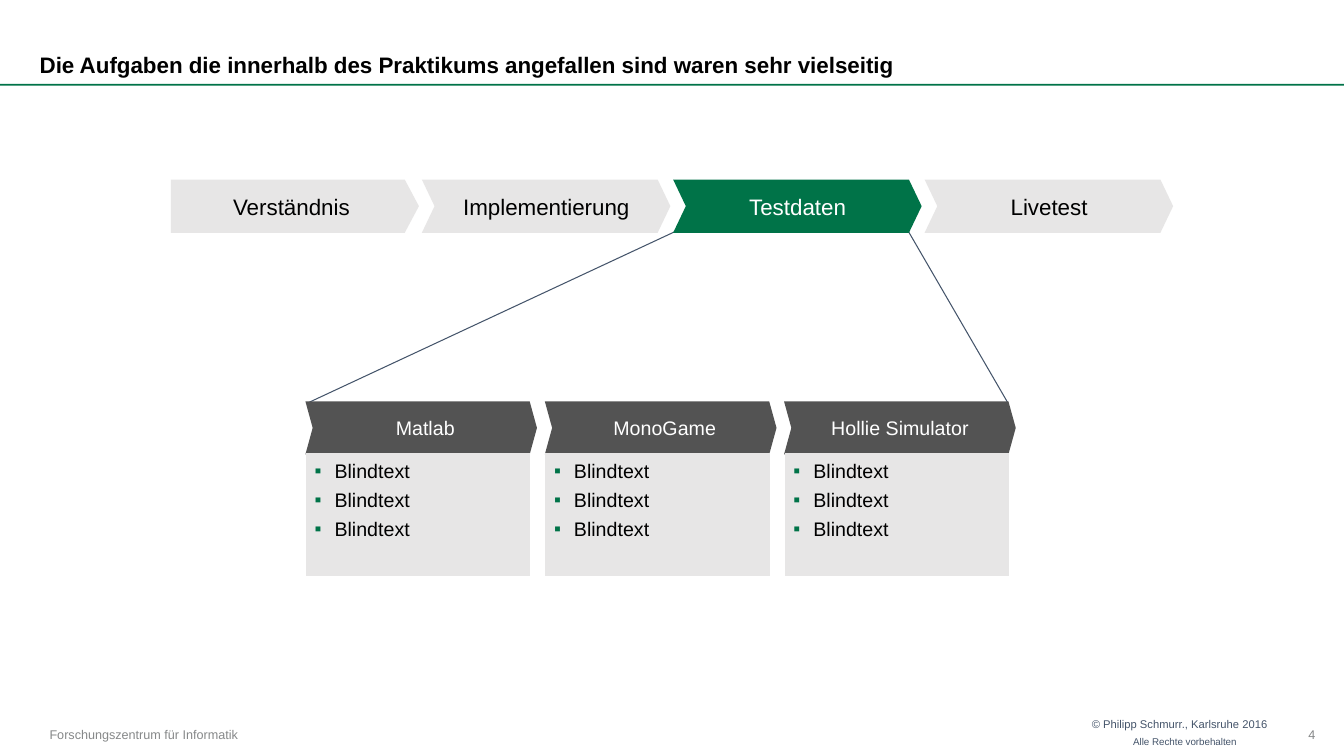
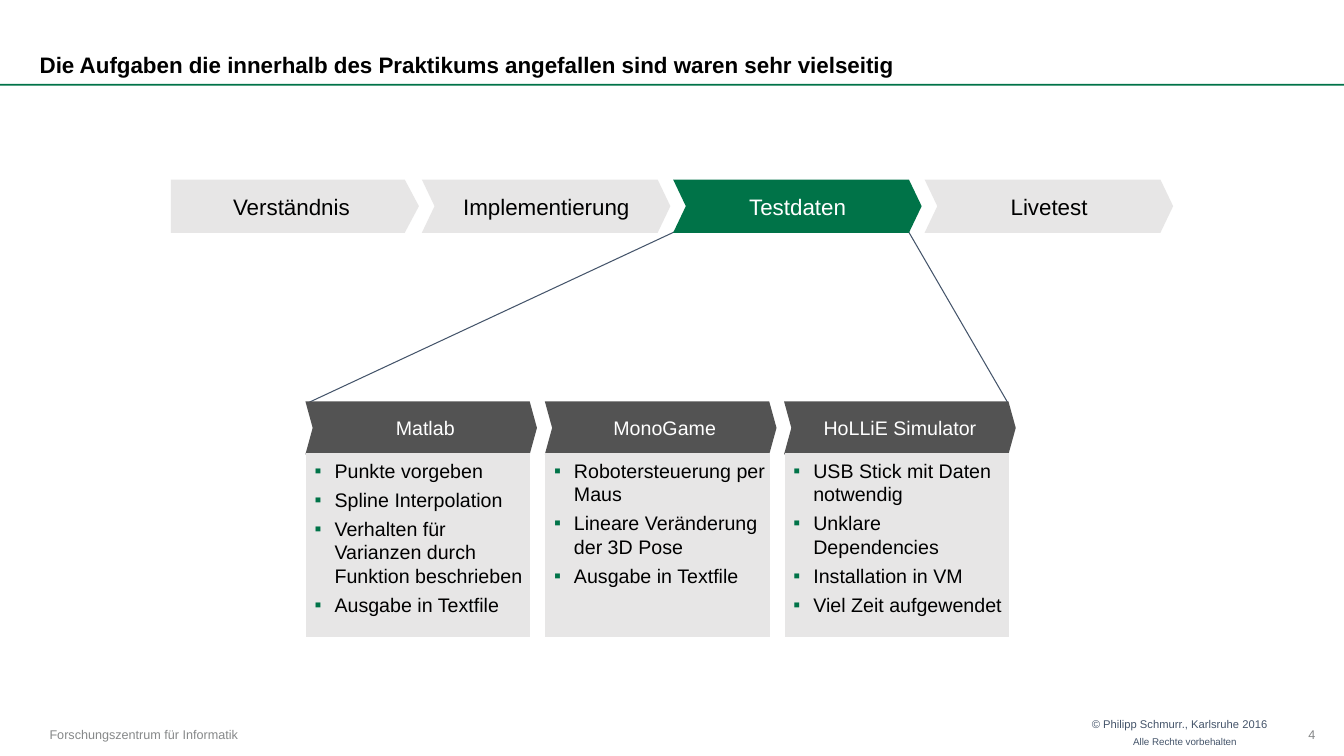
Before and after one commit to OtonoKakuei/robprak1516-documentation, a slide deck: slide 4 of robprak1516-presentation-kalman.pptx. Drawn at 1344x756 pixels with LibreOffice and Linux fonts; fonts in the diff are those of the drawing; background and template pictures are left out. Boxes give left, top, right and bottom in pixels: in the first picture for what was removed or moved away, otherwise in the second. Text is boxed around its words. In the diff, an @@ line names an element or a change of style, - is before the commit and + after.

```diff
--- a/robprak1516-presentation-kalman.pptx
+++ b/robprak1516-presentation-kalman.pptx
@@ text in chevron at [824,421,976,435]: text changed @@
-Hollie Simulator
+HoLLiE Simulator
@@ rectangle "Punkte vorgeben": place and size @@
-rectangle "Punkte vorgeben" at [307,455,529,576]
+rectangle "Punkte vorgeben" at [307,455,529,636]
@@ text in rectangle at [335,463,522,616]: text changed @@
-▪ Blindtext
-  ▪ Blindtext
-    ▪ Blindtext
+▪ Punkte vorgeben
+  ▪ Spline Interpolation
+    ▪ Verhalten für Varianzen durch Funktion beschrieben
+    ▪ Ausgabe in Textfile
@@ rectangle "Robotersteuerung per Maus": place and size @@
-rectangle "Robotersteuerung per Maus" at [546,455,769,576]
+rectangle "Robotersteuerung per Maus" at [546,455,769,636]
@@ text in rectangle at [574,463,765,587]: text changed @@
-▪ Blindtext
-  ▪ Blindtext
-    ▪ Blindtext
+▪ Robotersteuerung per Maus
+  ▪ Lineare Veränderung der 3D Pose
+  ▪ Ausgabe in Textfile
@@ rectangle "USB Stick mit Daten notwendig": place and size @@
-rectangle "USB Stick mit Daten notwendig" at [785,455,1008,576]
+rectangle "USB Stick mit Daten notwendig" at [785,455,1008,636]
@@ text in rectangle at [813,463,1001,616]: text changed @@
-▪ Blindtext
-  ▪ Blindtext
-    ▪ Blindtext
+▪ USB Stick mit Daten notwendig
+  ▪ Unklare Dependencies
+  ▪ Installation in VM
+  ▪ Viel Zeit aufgewendet
```
Also in this commit, not shown: 4 other slides changed, 7 slides added, 1 other file.
